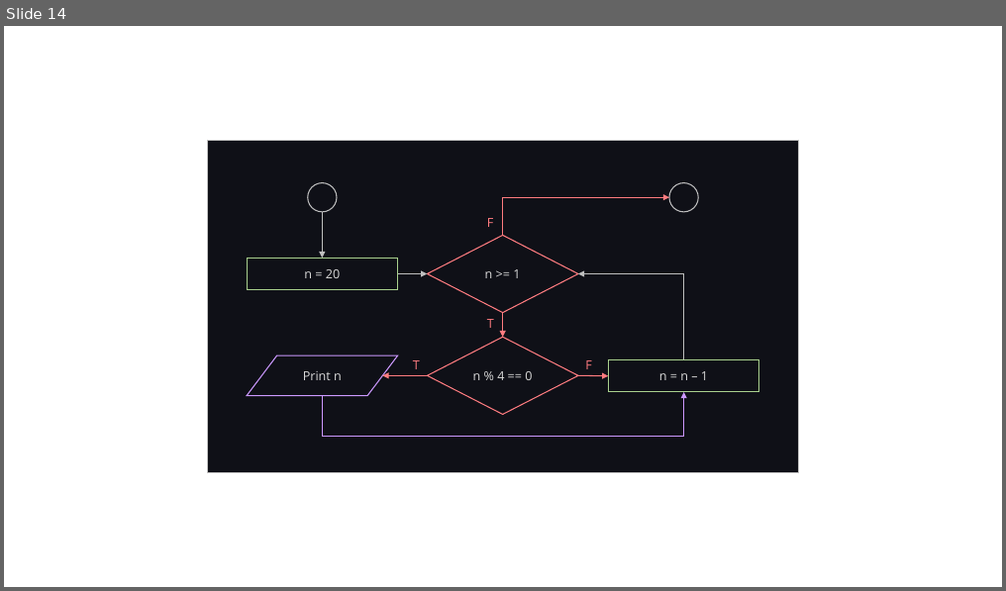
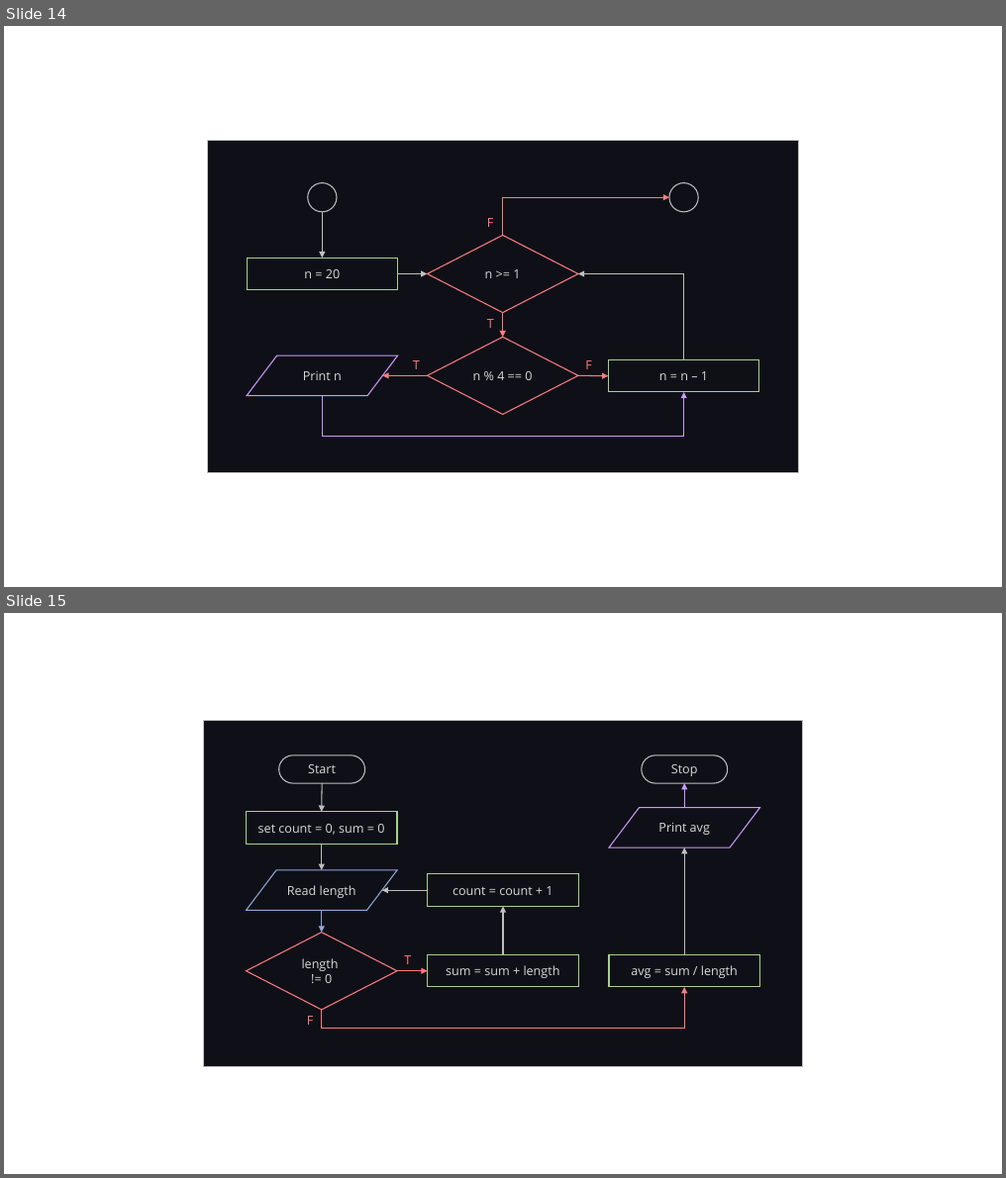
Before and after one commit to LimJY03/JavaMatriculation, a slide deck: Past Year Theory Questions/Resources/resources.pptx. Shown one above the other, each under a label of ours: slide 14 before the commit, slides 14 and 15 after it. The pictures are 1006x591 and 1006x1178 pixels, drawn with LibreOffice and Linux fonts; fonts in the diff are those of the drawing. Boxes give left, top, right and bottom in pixels: in the first picture for what was removed or moved away, otherwise in the second. Text is boxed around its words. In the diff, an @@ line names an element or a change of style, - is before the commit and + after.

```diff
--- a/Past Year Theory Questions/Resources/resources.pptx
+++ b/Past Year Theory Questions/Resources/resources.pptx
@@ slide 15 added at (x1=4, y1=613, x2=1002, y2=1174), background #FFFFFF @@
@@ group added at (x1=203, y1=721, x2=803, y2=1066): 8 arrows, 5 rectangles, 2 pill shapes, 2 flow chart input outputs, 2 texts, 1 diamond, 1 elbow arrow @@
+Start
+Stop
+Print avg
+length
+!= 0
+avg = sum / length
+sum = sum + length
+F
+T
+Read length
+set count = 0, sum = 0
+count = count + 1
```
Also in this commit, not shown: 1 other file.
